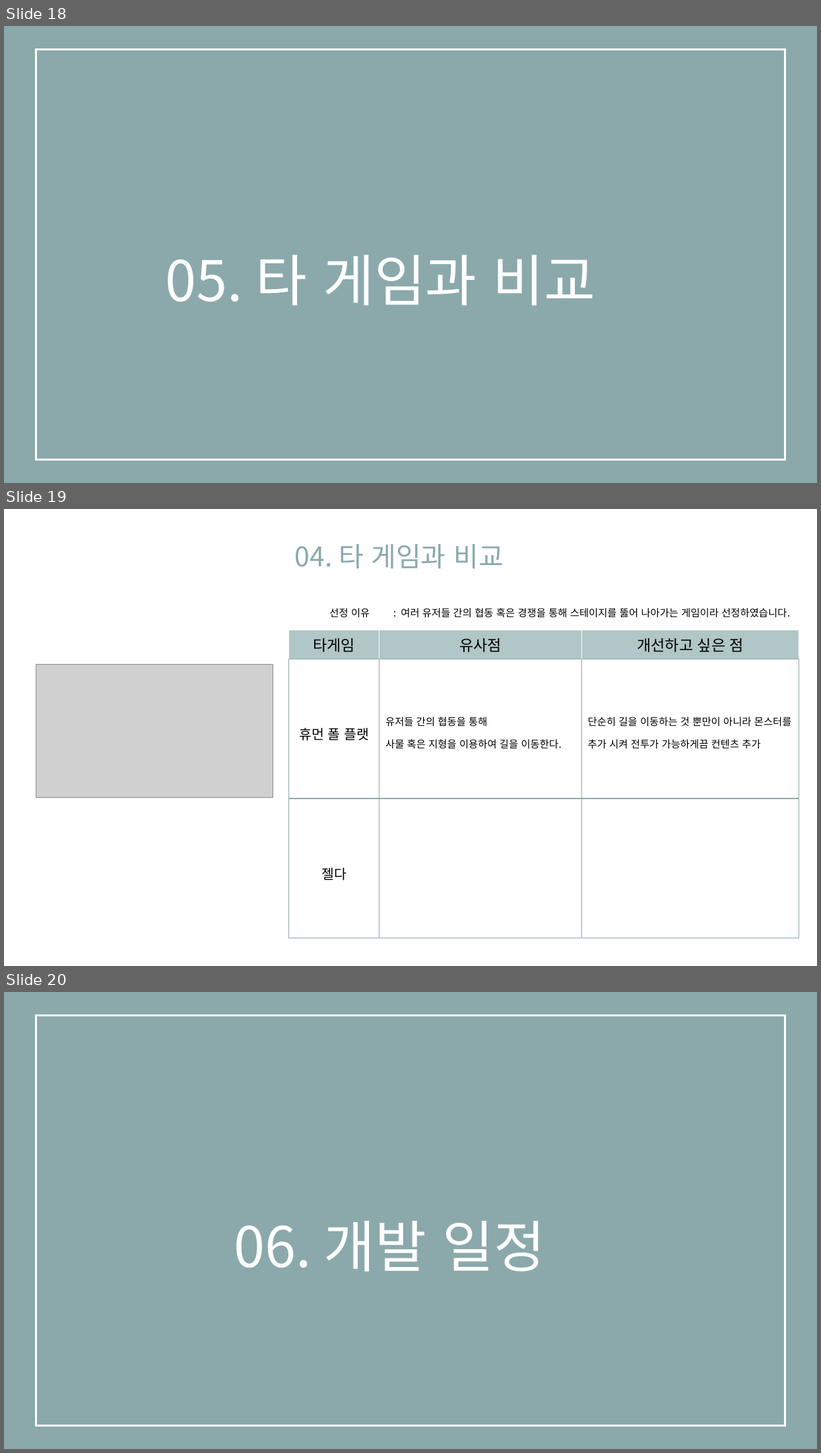
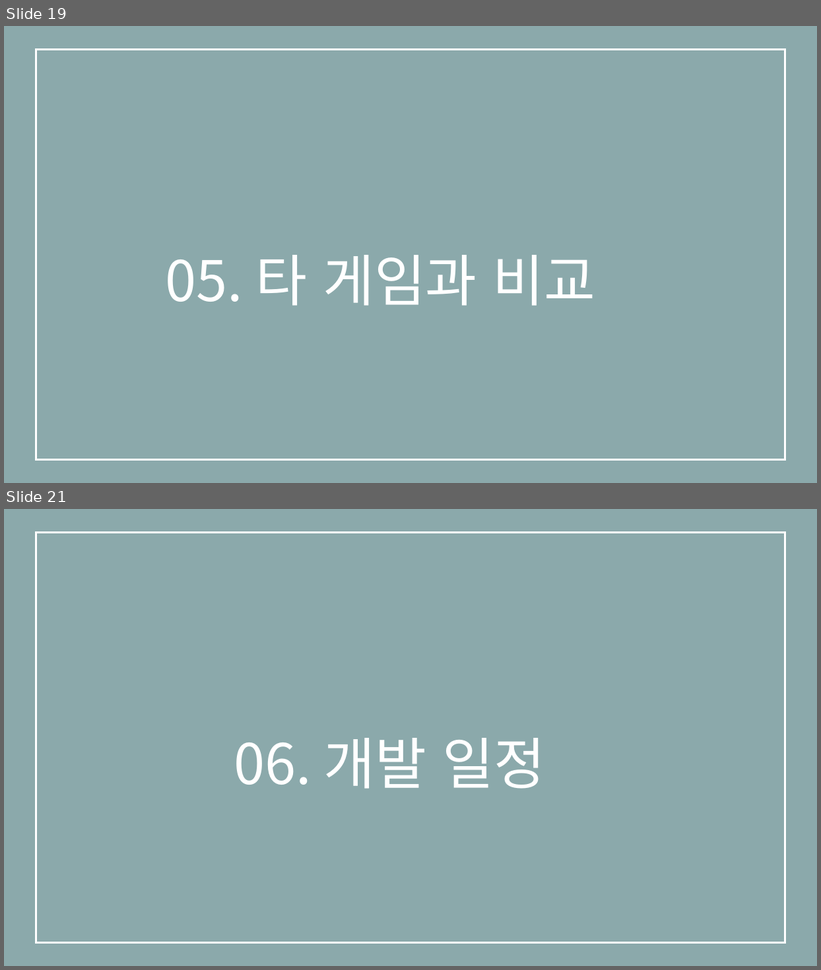
Before and after one commit to eunjiyun/Graduation_Work, a slide deck: Game_Design/2019184003 김 선아 장르 제안서.pptx. Shown one above the other, each under a label of ours: slides 18, 19 and 20 before the commit, slides 19 and 21 after it; the slides between them are not shown. The pictures are 821x1453 and 821x970 pixels, drawn with LibreOffice and Linux fonts; fonts in the diff are those of the drawing; grey boxes stand for pictures. Boxes give left, top, right and bottom in pixels: in the first picture for what was removed or moved away, otherwise in the second. Text is boxed around its words. In the diff, an @@ line names an element or a change of style, - is before the commit and + after.

```diff
--- a/Game_Design/2019184003 김 선아 장르 제안서.pptx
+++ b/Game_Design/2019184003 김 선아 장르 제안서.pptx
@@ slide 19 removed at [4, 509, 817, 966], background #FFFFFF @@
@@ text removed at [295, 544, 504, 568] @@
-04. 타 게임과 비교
@@ text removed at [329, 608, 790, 618] @@
-선정 이유 : 여러 유저들 간의 협동 혹은 경쟁을 통해 스테이지를 뚫어 나아가는 게임이라 선정하였습니다.
@@ table removed at [289, 630, 799, 939], 3 rows, 3 columns @@
-타게임 | 유사점 | 개선하고 싶은 점
-휴먼 폴 플랫 | 유저들 간의 협동을 통해 / 사물 혹은 지형을 이용하여 길을 이동한다. | 단순히 길을 이동하는 것 뿐만이 아니라 몬스터를 추가 시켜 전투가 가능하게끔 컨텐츠 추가
-젤다 |  | 
@@ picture removed at [36, 665, 273, 798] @@
@@ what was slide 18 is now slide 19 @@
@@ what was slide 20 is now slide 21 @@
```
Also in this commit, not shown: 3 slides changed, 2 slides added.
